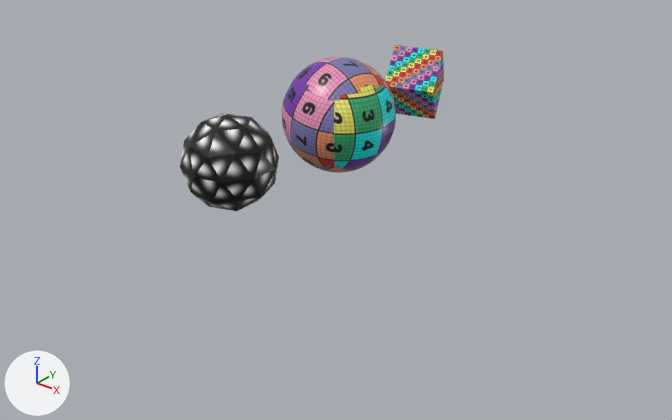
What one commit did to the COLLADA model resources/scenes/dae/even_more_cubes.dae.
Both versions are drawn from a 50 mm lens placed at (20.4, -25.7, 12.0), pointed at (0.6, -1.0, -3.4). Arrows for +X, +Y and +Z are at lower left; the lights stay in place. Where no turn or scale is listed for an object, it has been applied to the vertices.

Before the edit, the objects in view are built like this:
```python
me_cube = bpy.data.meshes.new('Cube')
me_cube.from_pydata(...)  # 8 vertices, 12 faces; spans x -1.49..1.49, y -1.68..1.68, z -1.46..1.46
me_cube.materials.append(mat_material)  # picture img_uv_test_jpg
me_icosphere = bpy.data.meshes.new('Icosphere')
me_icosphere.from_pydata(...)  # an icosphere of 80 faces spanning x -1.56..1.56, y -1.64..1.64, z -1.64..1.64
me_icosphere.materials.append(mat_material_003)  # picture img_radialglowmask_tga
me_sphere_002 = bpy.data.meshes.new('Sphere.002')
me_sphere_002.from_pydata(...)  # 1986 vertices, 3968 faces; spans x -2.13..2.13, y -2.13..2.13, z -2.15..2.15
me_sphere_002.materials.append(mat_material_001)  # picture img_uv_test_jpg
ob_cube = bpy.data.objects.new('Cube', me_cube)
ob_cube.location = (0.0, 5.01, 0.0)
ob_icosphere = bpy.data.objects.new('Icosphere', me_icosphere)
ob_icosphere.location = (0.0, -5.75, 0.0)
ob_sphere = bpy.data.objects.new('Sphere', me_sphere_002)
ob_sphere.location = (0.0, 0.0, 0.0)
```
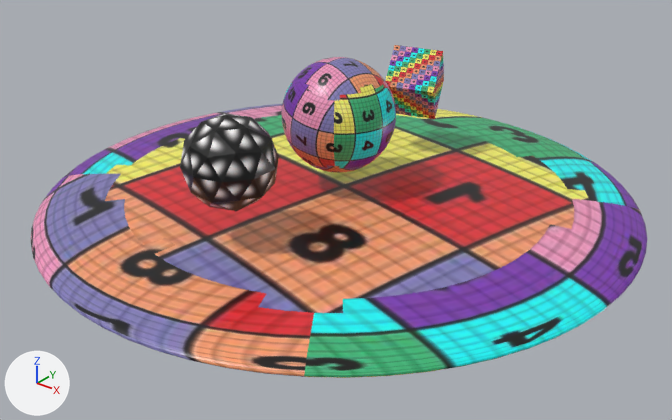
What differs and where, as boxes [x1, y1, x2, y2] in the pictures (672 x 420 px):
'Sphere_001', added: after [31, 104, 647, 378]

The change, as a list of edits to the scene's bpy script:
```text
Add me_sphere_000:
    me_sphere_000.from_pydata(...)  # 1986 vertices, 3968 faces; spans x -11.5..11.5, y -11.5..11.5, z -0.7..0.7
    me_sphere_000.materials.append(mat_material_001)  # picture img_uv_test_jpg
Add ob_sphere_001:
    ob_sphere_001 = bpy.data.objects.new('Sphere_001', me_sphere_000)
    ob_sphere_001.location = (0.0, 0.0, -3.51)
```
